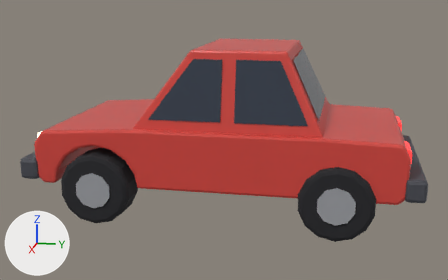
One commit to the Blender file art/blender/sedan.blend: the scene before it, then after it.
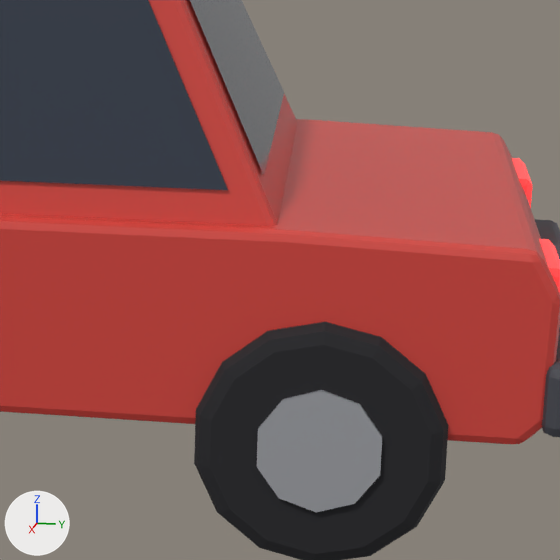
Each version is shown whole from a camera (50 mm lens) standing at (26.65, 5.1, 6.77) and looking at (0.2, -0.19, 0.16), then close up on the part from 53% to 92% of the width and 24% to 86% of the height. The axes (+X, +Y, +Z) are drawn at lower left. The lights are the same throughout. The last two pictures show the newer version.

In view in the first close-up: 'Body', 'BumperRear', 'HubcapRL', 'WheelRL', 'Windows' and 2 more.
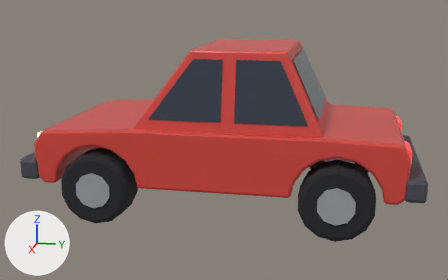
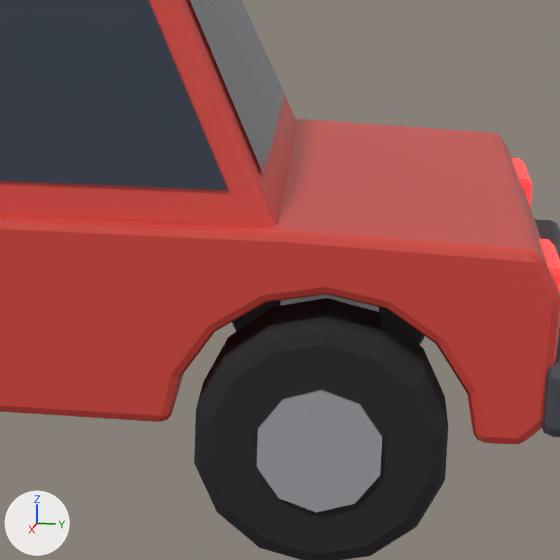
Changed parts and their boxes (x1, y1, x2, y2) in the close-ups (560 x 560 px):
part 1 of me_body, cut back: before (0, 406, 517, 444); after (0, 229, 553, 444)

The change in detail:
me_body is used by ob_body; parent ob_sedan; location (0.0, 0.0, 0.0).
me_body had 276 vertices, 243 faces and spanned x -3.7..3.7, y -7.5..7.5, z -1.2..4.4.
me_body now has 320 vertices, 292 faces and spans x -3.7..3.7, y -7.5..7.5, z -1.2..4.4.
me_body part 1: 4 vertices removed from x -3.7..3.7, y 3.1..6.7, z -1.2; 48 vertices added at x -3.7..3.7, y 3.0..6.8, z -1.2..0.6.
